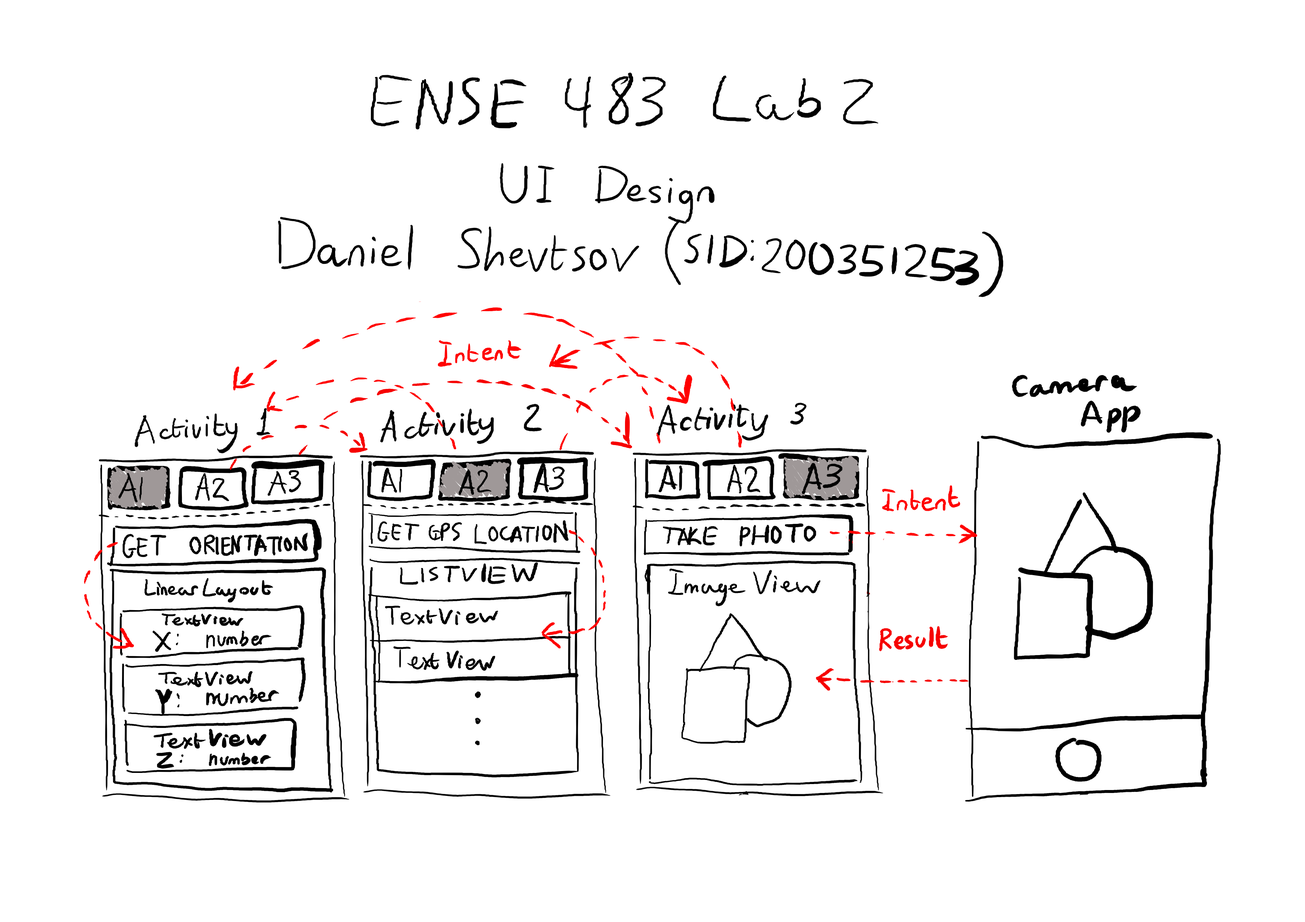
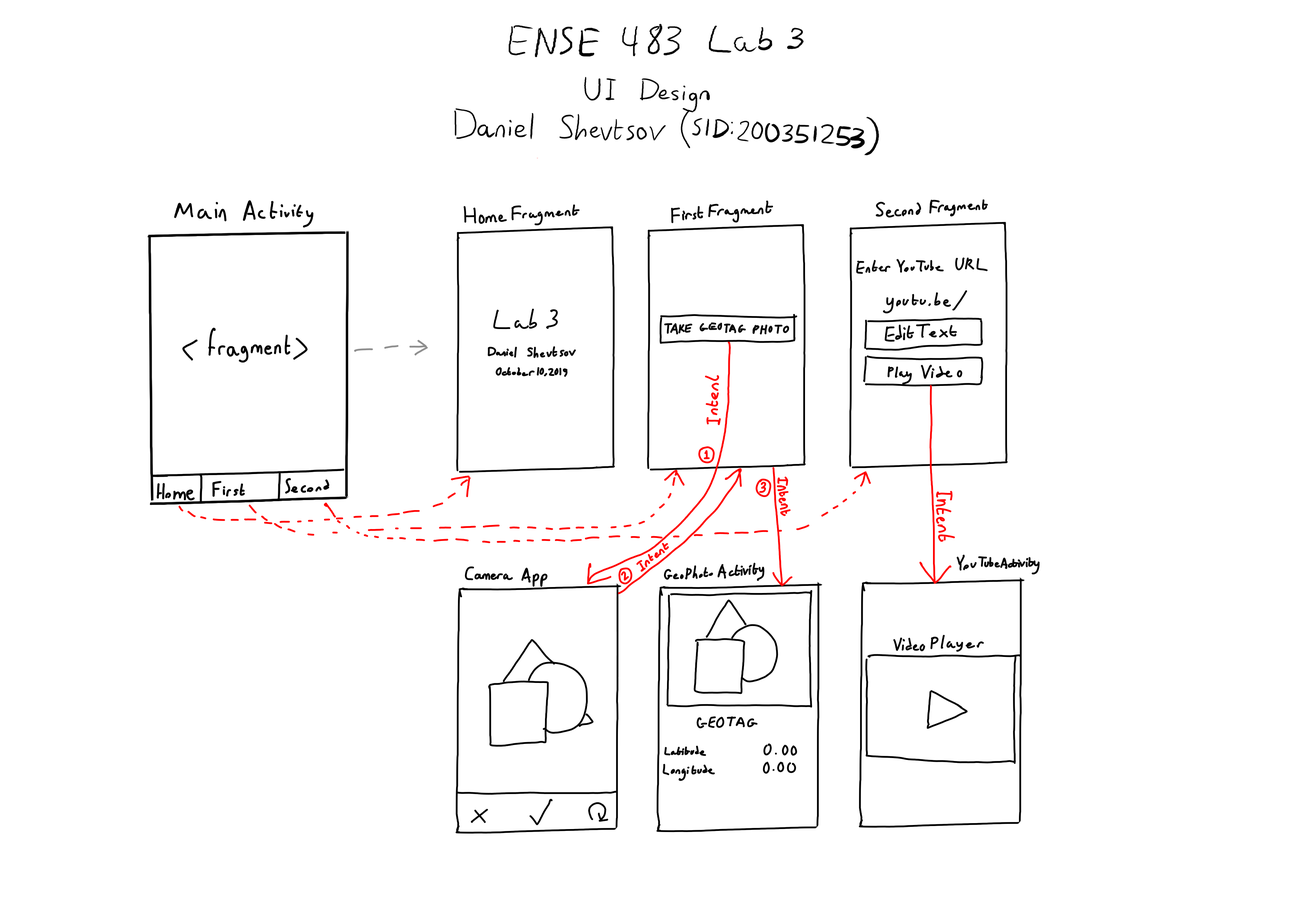
Two versions of the same layered image (1305x922). Layer-by-layer changes:
renamed "Layer 1 Merged" to "Background Merged", painted on it over box(83, 23, 1221, 835)
